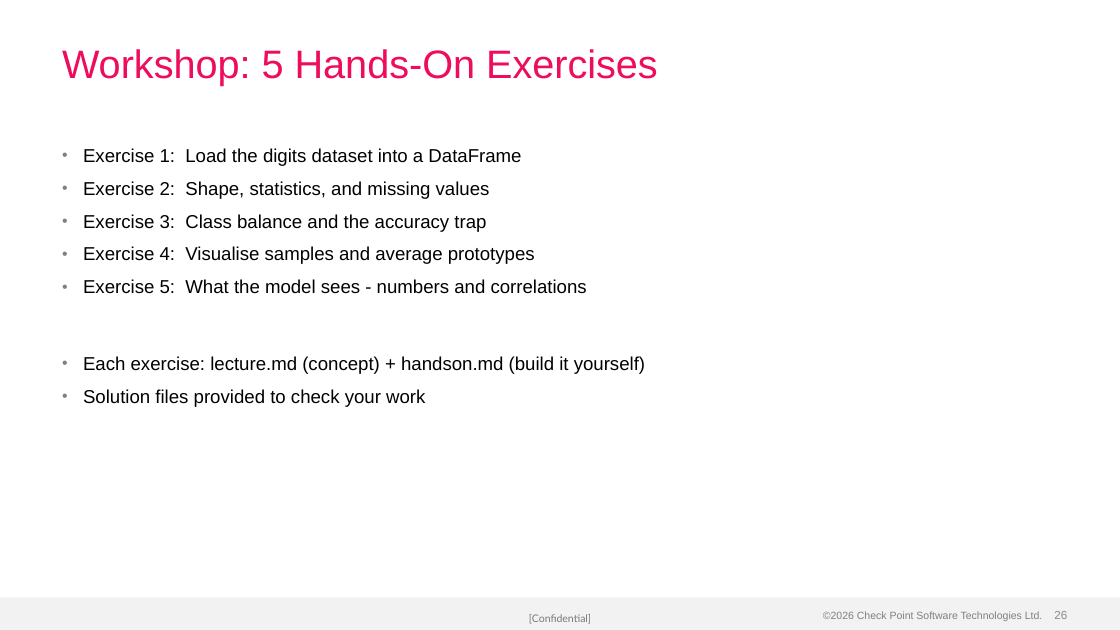
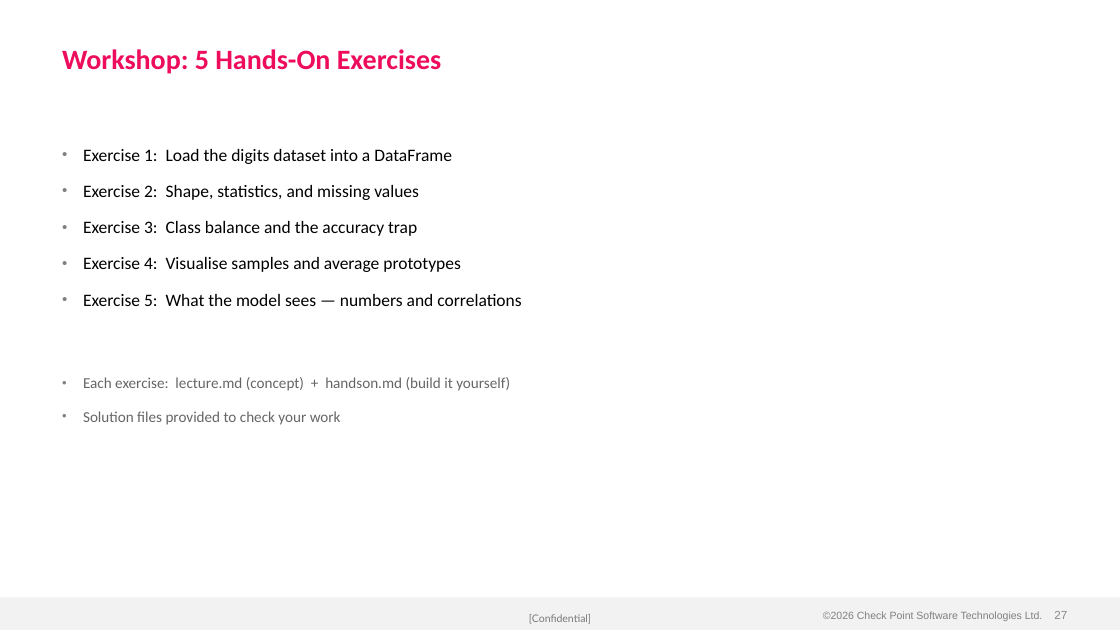
Before and after one commit to alshawwaf/ai-basic-training, a slide deck: slide 27 of stage1_classic_ml/01_what_is_ml/Lecture-1-What-is-ML.pptx (slide 26 before the commit). Drawn at 1120x630 pixels with LibreOffice and Linux fonts; fonts in the diff are those of the drawing; background and template pictures are left out. Boxes give left, top, right and bottom in pixels: in the first picture for what was removed or moved away, otherwise in the second. Text is boxed around its words. In the diff, an @@ line names an element or a change of style, - is before the commit and + after.

Commit message:
Apply Calibri font and bold headers to all 17 lectures; improve Lecture 1
- All lectures: switched every text run to Calibri, made slide titles bold
- Lecture 1: rebuilt with 29 slides (was 28), 14 images (was 13)
  - Added new Real-World Example slide (phishing URL detection pipeline)
  - Improved vocabulary slide with bold term/definition formatting
  - Better bullet hierarchy with colour-coded categories
  - All matplotlib charts regenerated with Calibri labels

```diff
--- a/stage1_classic_ml/01_what_is_ml/Lecture-1-What-is-ML.pptx
+++ b/stage1_classic_ml/01_what_is_ml/Lecture-1-What-is-ML.pptx
@@ title "Workshop: 5 Hands-On Exercises" at (62, 49, 441, 74): size 34 to 24 pt, font Arial to Calibri, bold on @@
@@ text at (83, 149, 510, 425): size 16 to 15 pt in "Exercise 1: Load the digits dataset into ...", "Exercise 2: Shape, statistics, and missing values", "Exercise 3: Class balance and the accuracy ...", "Exercise 4: Visualise samples and average prototypes"; font Arial to Calibri in "Exercise 1: Load the digits dataset into ...", "Exercise 2: Shape, statistics, and missing values", "Exercise 3: Class balance and the accuracy ...", "Exercise 4: Visualise samples and average prototypes" and 2 more places; size 16 to 13 pt, text colour #000000 to #666666 in "Each exercise: lecture.md (concept) + handson.md (build ...", "Solution files provided to check your work"; more space between paragraphs @@
@@ text at (83, 294, 521, 306): text changed; size 16 to 15 pt; font Arial to Calibri @@
-• Exercise 5: What the model sees - numbers and correlations
+• Exercise 5: What the model sees — numbers and correlations
@@ page number at (1054, 611, 1067, 619): text changed @@
-26
+27
```
Also in this commit, not shown: 27 other slides changed, 1 slide added, 16 other files.
